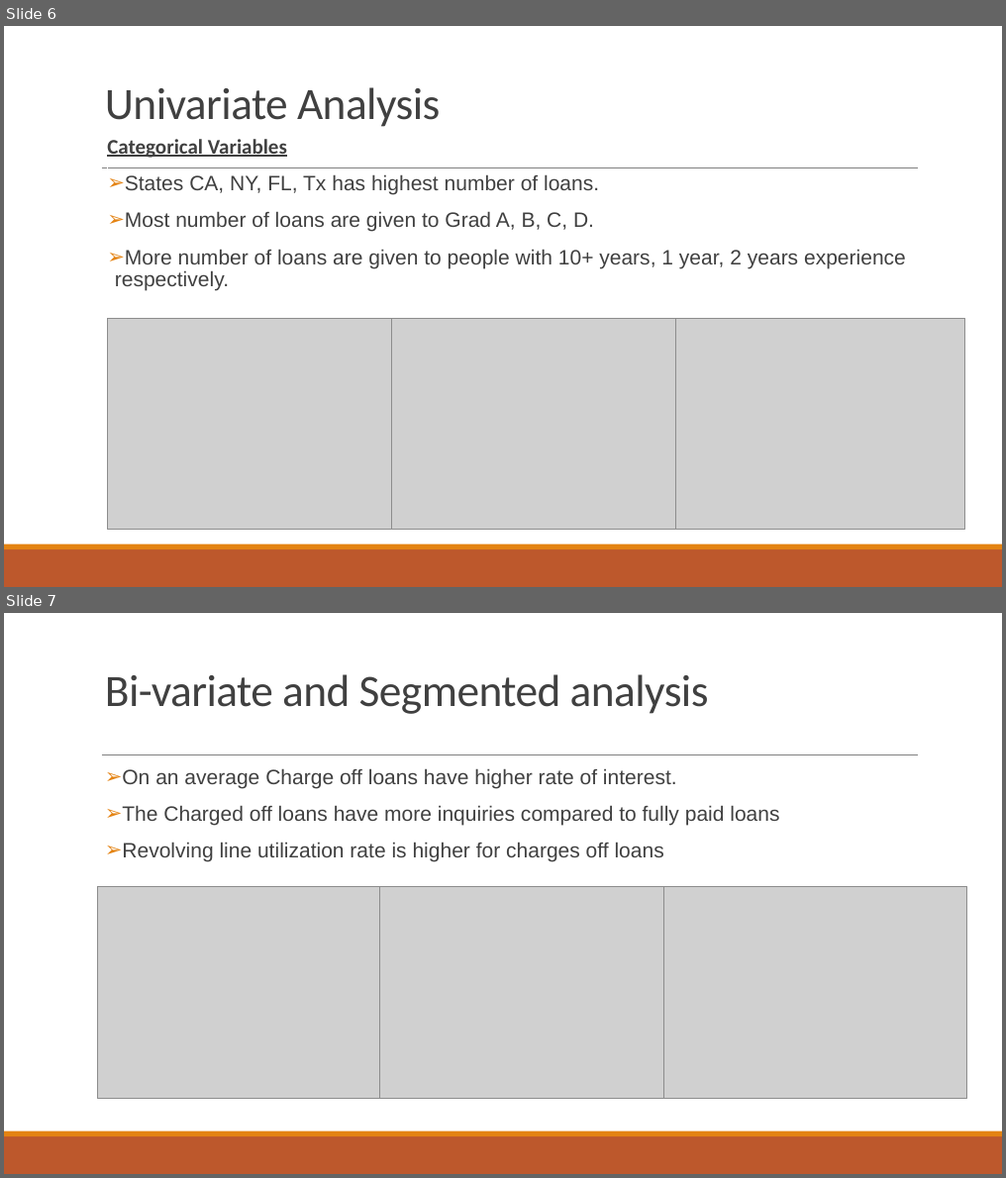
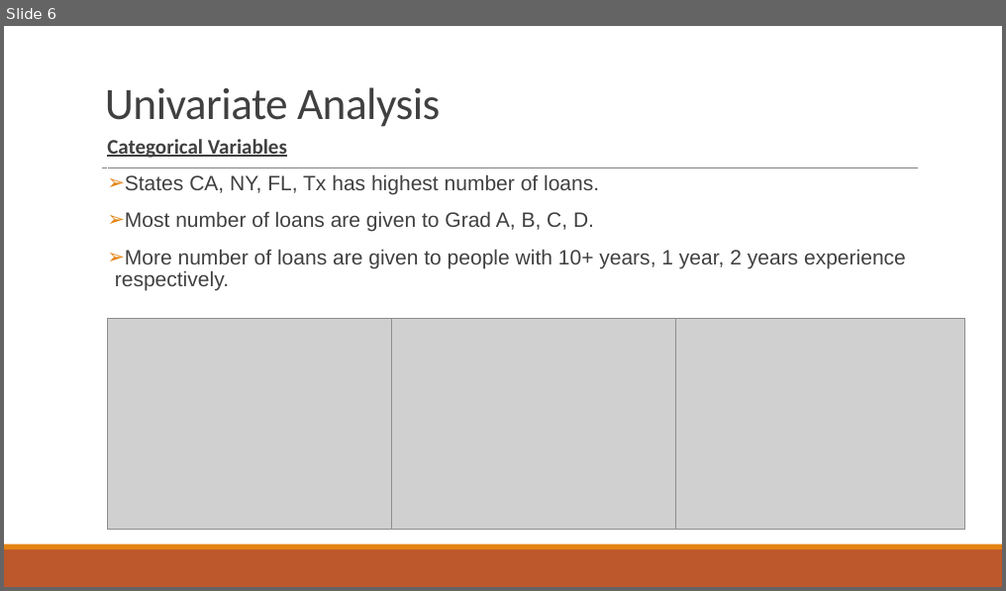
Before and after one commit to GTPrasad/Lending_Club_Case_Study, a slide deck: Lending Club case study.pptx. Shown one above the other, each under a label of ours: slides 6 and 7 before the commit, slide 6 after it. The pictures are 1006x1178 and 1006x591 pixels, drawn with LibreOffice and Linux fonts; fonts in the diff are those of the drawing; grey boxes stand for pictures. Boxes give left, top, right and bottom in pixels: in the first picture for what was removed or moved away, otherwise in the second. Text is boxed around its words. In the diff, an @@ line names an element or a change of style, - is before the commit and + after.

```diff
--- a/Lending Club case study.pptx
+++ b/Lending Club case study.pptx
@@ slide 7 removed at (4, 613, 1002, 1174), background #FFFFFF; not listed: 3 template elements that a slide beside it also shows @@
@@ title removed at (105, 674, 709, 714) @@
-Bi-variate and Segmented analysis
@@ text removed at (122, 768, 779, 862) @@
-➢ On an average Charge off loans have higher rate of interest.
-➢ The Charged off loans have more inquiries compared to fully paid loans
-➢ Revolving line utilization rate is higher for charges off loans
@@ picture removed at (98, 886, 388, 1099) @@
@@ picture removed at (380, 886, 685, 1099) @@
@@ picture removed at (664, 886, 966, 1099) @@
```
Also in this commit, not shown: 6 slides changed, 1 other slide removed, 1 other file.
